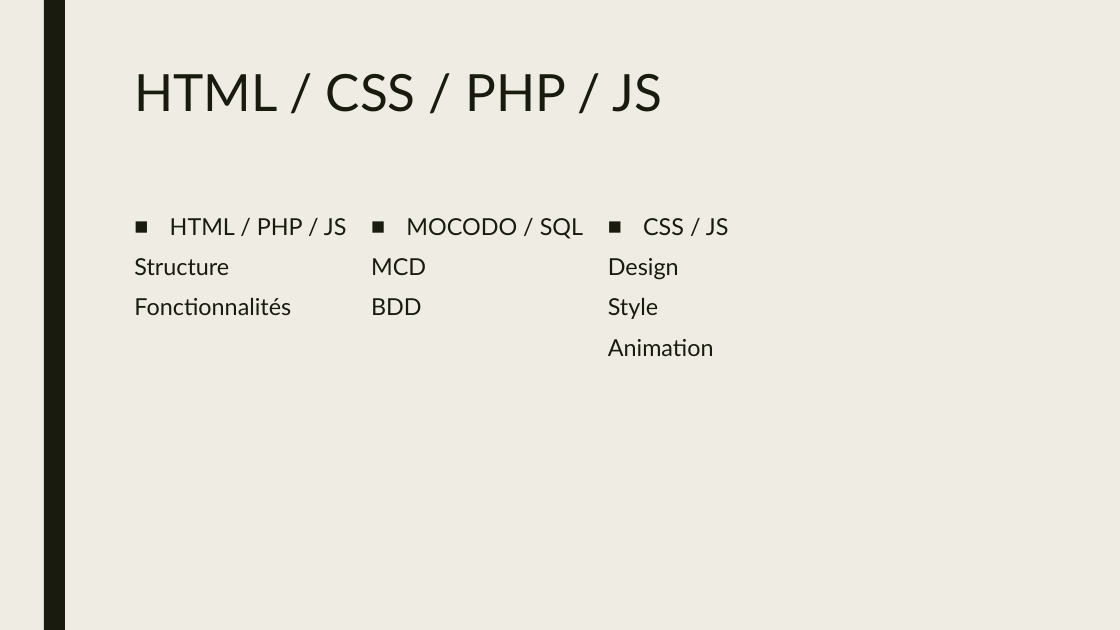
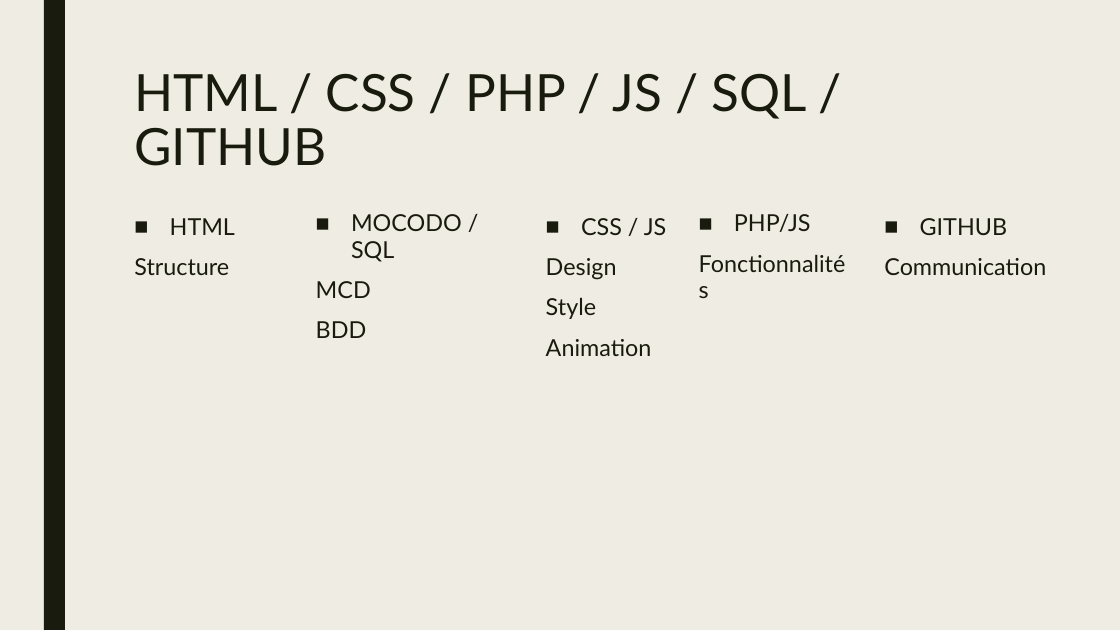
Before and after one commit to antoinesza/Parking3000, a slide deck: slide 3 of Parking3000.pptx. Drawn at 1120x630 pixels with LibreOffice and Linux fonts; fonts in the diff are those of the drawing. Boxes give left, top, right and bottom in pixels: in the first picture for what was removed or moved away, otherwise in the second. Text is boxed around its words. In the diff, an @@ line names an element or a change of style, - is before the commit and + after.

```diff
--- a/Parking3000.pptx
+++ b/Parking3000.pptx
@@ title at box(134, 74, 807, 166): text changed @@
-HTML / CSS / PHP / JS
+HTML / CSS / PHP / JS / SQL / GITHUB
@@ text "MOCODO / SQL" rewrapped from box(371, 218, 583, 315) to box(316, 214, 462, 338) @@
@@ text at box(170, 218, 235, 235): text changed @@
-■ HTML / PHP / JS
+■ HTML
@@ text "CSS / JS": place and size @@
-text "CSS / JS" at box(608, 218, 729, 356)
+text "CSS / JS" at box(546, 218, 667, 356)
@@ text added at box(734, 214, 811, 232), 20 pt, text #191B0E @@
+■ PHP/JS
+Fonctionnalités
@@ text added at box(884, 218, 1046, 275), 20 pt, text #191B0E @@
+■ GITHUB
+Communication
@@ text at box(134, 297, 291, 315): paragraph removed @@
-Fonctionnalités
```
Also in this commit, not shown: 2 other slides changed, 2 slides added, 1 slide removed.
